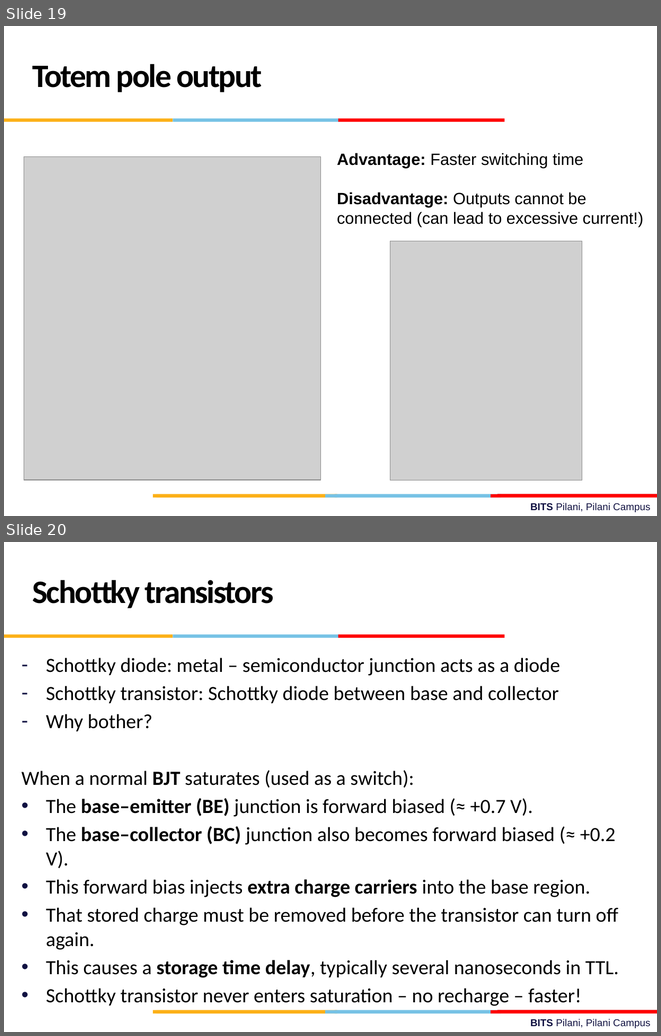
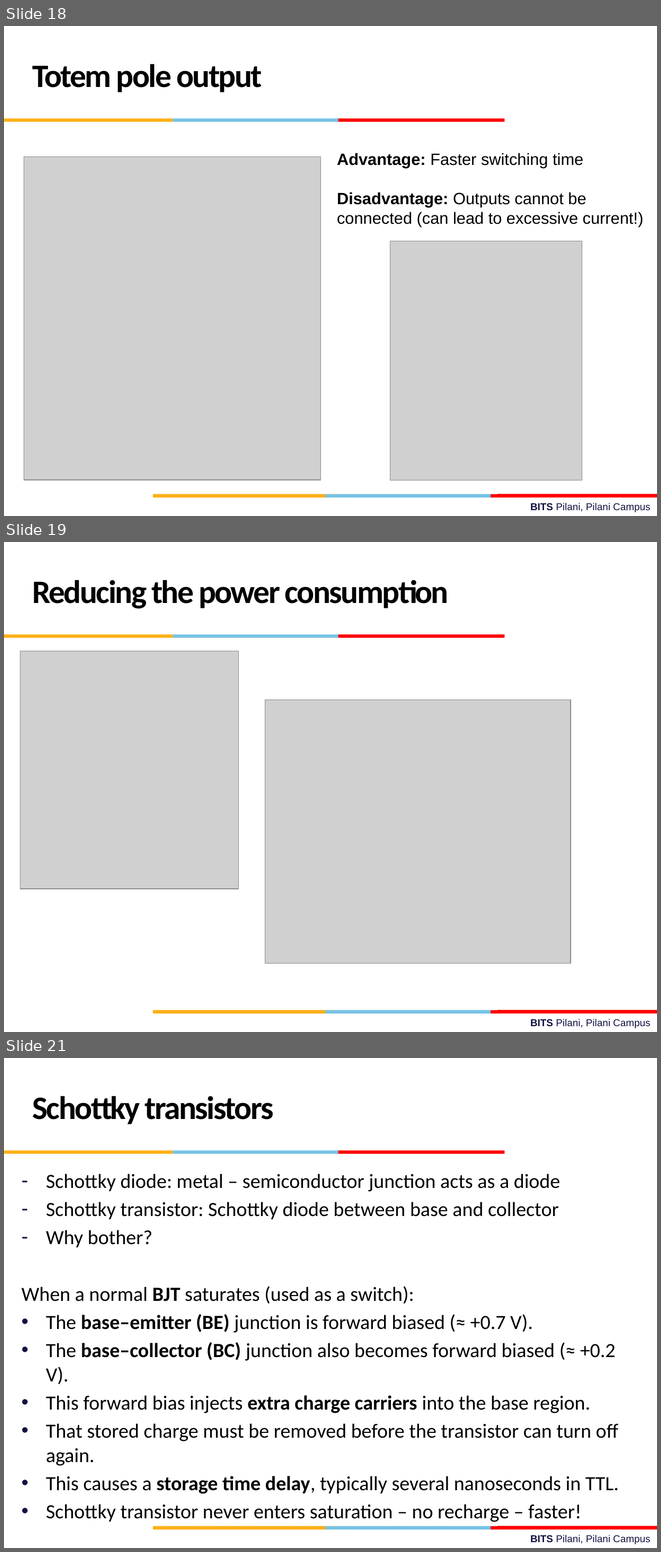
Before and after one commit to csndl-iitd/f2152025, a slide deck: Lec-28-29.pptx. Shown one above the other, each under a label of ours: slides 19 and 20 before the commit, slides 18, 19 and 21 after it; the slides between them are not shown. The pictures are 661x1036 and 661x1552 pixels, drawn with LibreOffice and Linux fonts; fonts in the diff are those of the drawing; grey boxes stand for pictures; background and template pictures are left out. Boxes give left, top, right and bottom in pixels: in the first picture for what was removed or moved away, otherwise in the second. Text is boxed around its words. In the diff, an @@ line names an element or a change of style, - is before the commit and + after.

```diff
--- a/Lec-28-29.pptx
+++ b/Lec-28-29.pptx
@@ slide 19 added at [4, 542, 657, 1032], background #FFFFFF; not listed: 10 template elements that a slide beside it also shows @@
@@ text added at [32, 580, 449, 609], 36 pt, text #000000, bold @@
+Reducing the power consumption
@@ picture added at [20, 651, 238, 889] @@
@@ picture added at [265, 700, 571, 963] @@
@@ what was slide 19 is now slide 18 @@
@@ what was slide 20 is now slide 21 @@
```
Also in this commit, not shown: 1 slide changed, 1 other slide added, 1 other file.
